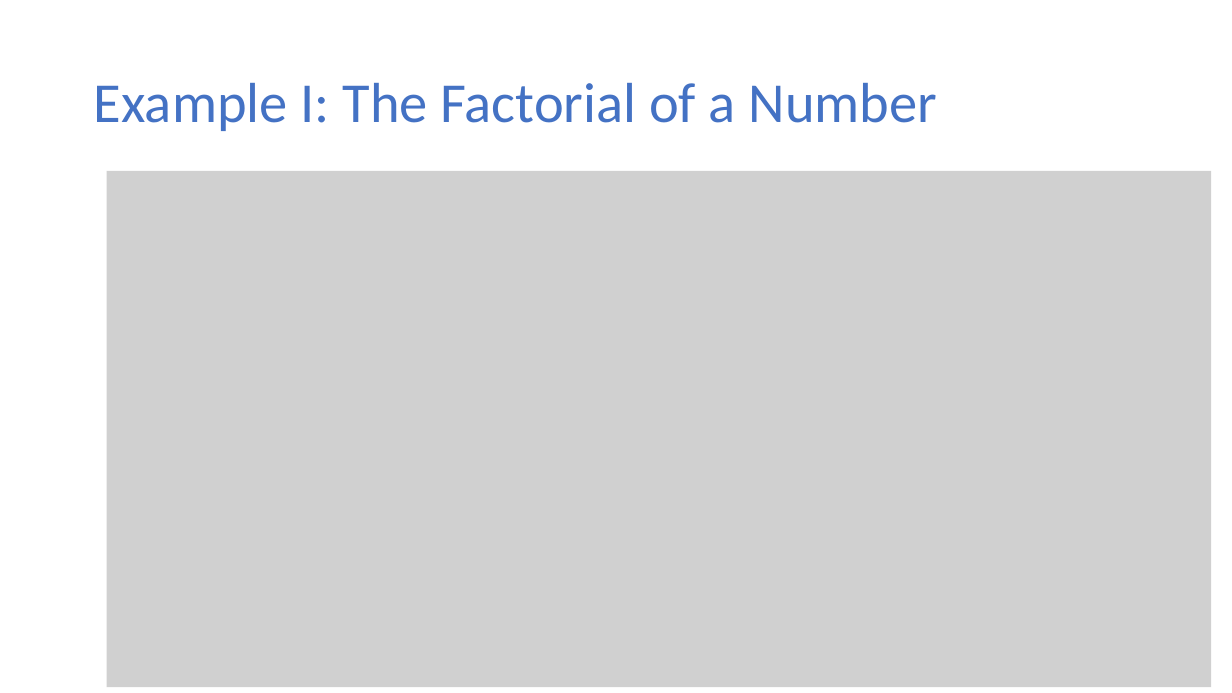
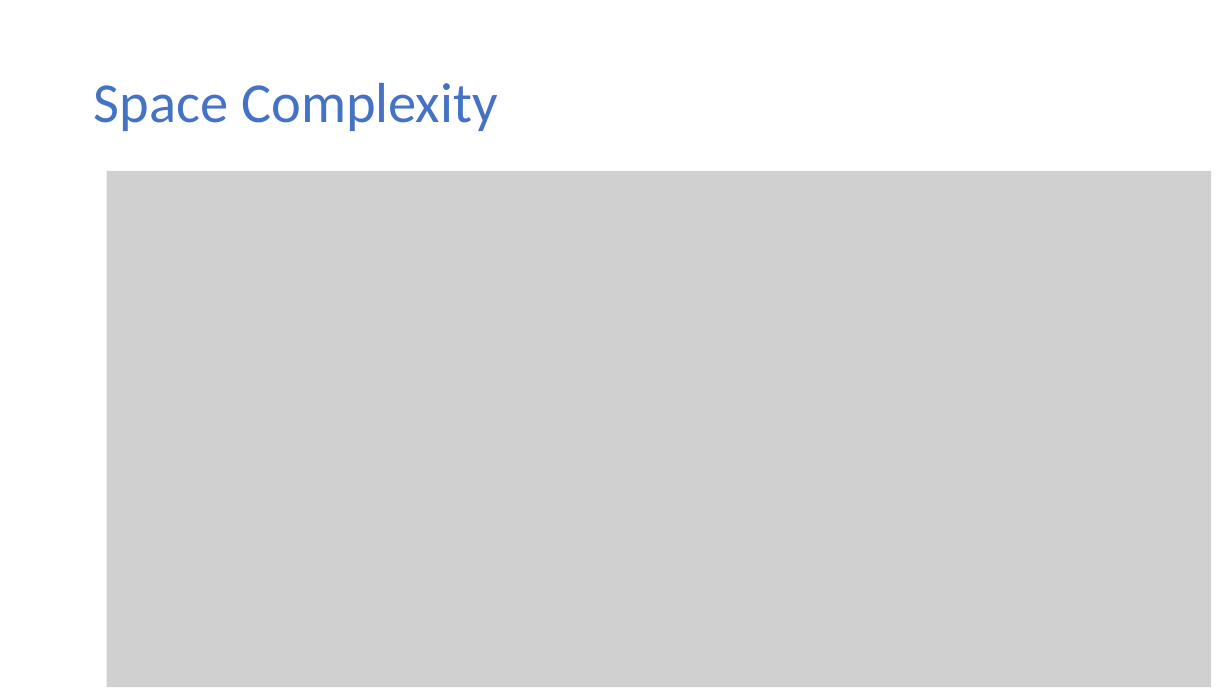
Before and after one commit to ekkapotc/EA, a slide deck: slide 41 of Lectures/Lecture 2.pptx. Drawn at 1232x693 pixels with LibreOffice and Linux fonts; fonts in the diff are those of the drawing; grey boxes stand for pictures. Boxes give left, top, right and bottom in pixels: in the first picture for what was removed or moved away, otherwise in the second. Text is boxed around its words. In the diff, an @@ line names an element or a change of style, - is before the commit and + after.

```diff
--- a/Lectures/Lecture 2.pptx
+++ b/Lectures/Lecture 2.pptx
@@ title at (x1=94, y1=83, x2=497, y2=131): text changed @@
-Example I: The Factorial of a Number
+Space Complexity
```
Also in this commit, not shown: 1 other slide changed, 1 other file.
